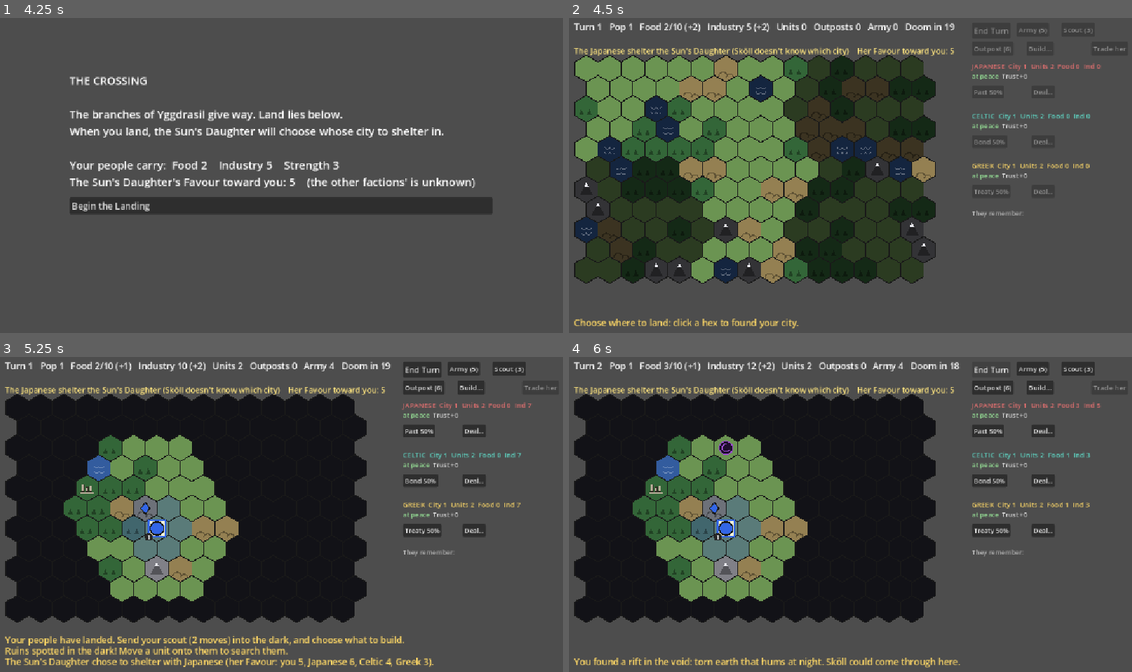
Above: before the commit, frames 1-4 (two rows, left to right).
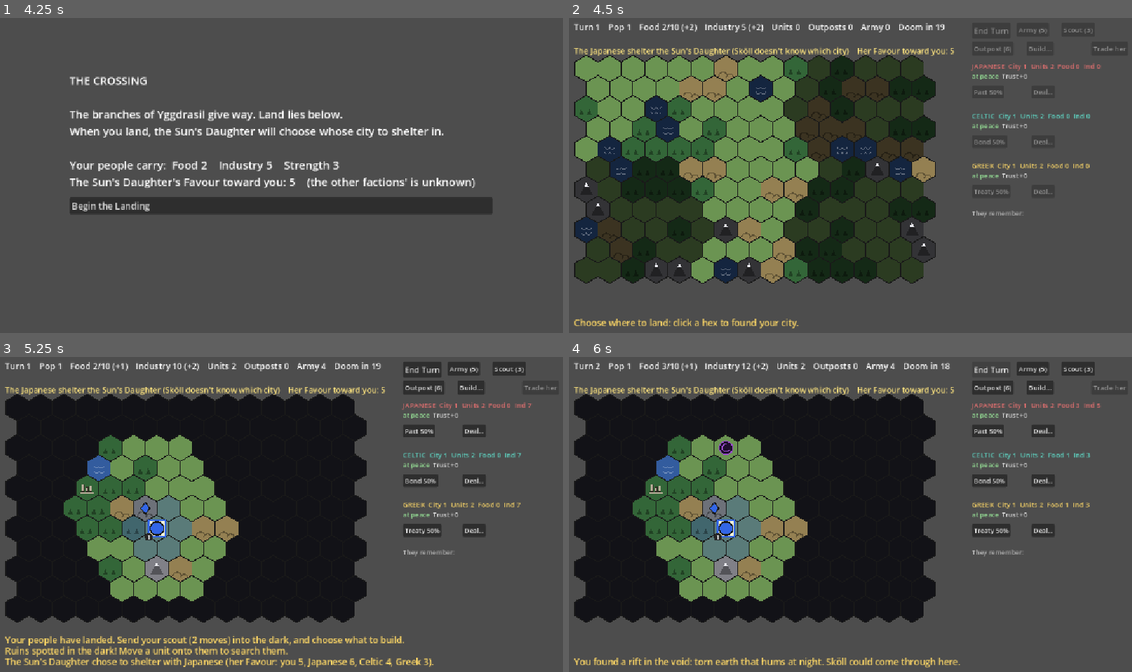
Above: after the commit, the same moments.

Repository: BnanaSkully/after-ragnorok-prototype
Game: Godot game, scene res://main.tscn
Two runs of this game, one before a commit and one after it. Both use one fixed random seed, a clock stepped at 60 frames per second and the inputs below.
Inputs (mouse positions are in pixels of both pictures, inside the frame that each line leads up to):
- Up to frame 1 (4.25 s): tap Enter at 0.5 s; move the mouse to (405, 156) at 0.52 s; click (405, 156) at 0.67 s; click "Save the food stores (Food +3…" at 1.25 s; click "Strip it for tools (Industry …" at 2 s; click "Stand and fight so the others…" at 2.75 s; click "Share your food with her (Foo…" at 3.5 s
- Up to frame 2 (4.5 s): click "Begin the Landing" at 4.25 s
- Up to frame 3 (5.25 s): tap Space at 5 s; move the mouse to (168, 530) at 5.02 s; click (168, 530) at 5.17 s
- Up to frame 4 (6 s): click "End Turn" at 5.75 s

Frame 1 is identical in both runs. In frame 2, 0.9% of the frame differs, in the area x 0-69%, y 1-5%; in frame 3, 0.9%; in frame 4, 0.9%.

Commit message:
Tooltips on everything: units, cities, outposts, Sköll, rifts, the top bar
Playtest: hovering should show what everything is. A hex lists what you
know is there (unit owner/Strength/moves, city population/yields/
defence/buildings, outpost income, Sköll's Strength, rifts, ruins,
whose land and closed borders, the land). Each part of the top bar
explains itself; Food and Industry show their breakdown from new
GameState.food_parts/industry_parts, which the totals are now summed
from (seeded 80-game run identical before and after).

Co-Authored-By: Claude Opus 5.5 <noreply@anthropic.com>
Claude-Session: https://claude.ai/code/session_01Kpeg7CRGiS32obhUmw9DoK

Diff:
--- a/game_state.gd
+++ b/game_state.gd
@@ -318,25 +318,53 @@
 # --- Food -------------------------------------------------------------------
 # Food made by the city (and the Daughter's bonus) minus what the army eats.
 func food_change(f: Faction) -> int:
-	var made := CITY_FOOD + (f.population - 1) # each extra population works more fields
+	return sum_parts(food_parts(f))
+
+func industry_change(f: Faction) -> int:
+	return sum_parts(industry_parts(f))
+
+# Where a faction's Food comes from and goes, as [what, amount] pairs. The
+# totals above are made from these, so the view's breakdown can't disagree.
+func food_parts(f: Faction) -> Array:
+	var parts := [["city", CITY_FOOD]]
+	if f.population > 1:
+		parts.append(["population %d" % f.population, f.population - 1]) # each extra population works more fields
+	var outposts := 0
 	for o in f.outposts:
-		made += Terrain.OUTPOST_FOOD[terrain_at(o)] # an outpost's income depends on its land
+		outposts += Terrain.OUTPOST_FOOD[terrain_at(o)] # an outpost's income depends on its land
+	if outposts != 0:
+		parts.append(["outposts", outposts])
 	if f.buildings.has("granary"):
-		made += Buildings.GRANARY_FOOD
+		parts.append(["Granary", Buildings.GRANARY_FOOD])
 	if daughter.shelters_with(f):
-		made += SunDaughter.FOOD
+		parts.append([SunDaughter.NAME, SunDaughter.FOOD])
 	var eaten := 0
 	for u in f.units:
 		eaten += u.upkeep(UNIT_FOOD_UPKEEP)
-	return made - eaten
-
-func industry_change(f: Faction) -> int:
-	var made := CITY_INDUSTRY + (f.population - 1)
+	if eaten != 0:
+		parts.append(["armies eat", -eaten])
+	return parts
+
+func industry_parts(f: Faction) -> Array:
+	var parts := [["city", CITY_INDUSTRY]]
+	if f.population > 1:
+		parts.append(["population %d" % f.population, f.population - 1])
+	var outposts := 0
 	for o in f.outposts:
-		made += Terrain.OUTPOST_INDUSTRY[terrain_at(o)]
+		outposts += Terrain.OUTPOST_INDUSTRY[terrain_at(o)]
+	if outposts != 0:
+		parts.append(["outposts", outposts])
 	if f.buildings.has("workshop"):
-		made += Buildings.WORKSHOP_INDUSTRY
-	return made + (SunDaughter.INDUSTRY if daughter.shelters_with(f) else 0)
+		parts.append(["Workshop", Buildings.WORKSHOP_INDUSTRY])
+	if daughter.shelters_with(f):
+		parts.append([SunDaughter.NAME, SunDaughter.INDUSTRY])
+	return parts
+
+func sum_parts(parts: Array) -> int:
+	var total := 0
+	for p in parts:
+		total += p[1]
+	return total
 
 # City growth (the usual 4X rule): when stored Food reaches the growth cost and
 # the city isn't losing Food, the city grows by 1 and the cost is used up.
--- a/main.gd
+++ b/main.gd
@@ -36,7 +36,9 @@
 	return FACTION_COLOURS[f.name][1]
 
 # What the player is doing on screen (not part of the game rules)
-var hover_cell := NO_CELL # the hex under the mouse while landing
+var hover_cell := NO_CELL # the hex under the mouse (landing highlight, tooltips)
+var hover_pos := Vector2(-1, -1) # the mouse, for tooltips on the top bar
+var top_bar_tips: Array = [] # [Rect2, tooltip text] for each part of the top bar (filled by _draw)
 var selected: Unit = null # the player's unit chosen to move (null = none)
 var break_warning_cell := NO_CELL # first click on a unit you've sworn an agreement with only warns
 var placing_outpost := false # after clicking "Outpost": the next click on a hex founds it there
@@ -625,10 +627,9 @@
 	if state.game_over or state.phase == GameState.Phase.CROSSING or state.is_waiting() or trade_panel.visible or deal_panel.visible or city_panel.visible:
 		return
 	if event is InputEventMouseMotion:
-		var cell := HexView2D.cell_at(get_local_mouse_position())
-		if cell != hover_cell:
-			hover_cell = cell # (the landing highlight and the land tooltip use this)
-			queue_redraw()
+		hover_pos = get_local_mouse_position()
+		hover_cell = HexView2D.cell_at(hover_pos) # (the landing highlight and the tooltips use this)
+		queue_redraw()
 		return
 	if state.phase == GameState.Phase.LANDING:
 		if event is InputEventMouseButton and event.pressed and event.button_index == MOUSE_BUTTON_LEFT:
@@ -823,8 +824,7 @@
 			draw_circle(sc, r * 0.28, Color(1.0, 0.9, 0.3))
 
 	var font := ThemeDB.fallback_font
-	var info := "Turn %d   Pop %d   Food %d/%d (%+d)   Industry %d (%+d)   Units %d   Outposts %d   Army %d   Doom in %d" % [s.turn, player.population, player.food, s.growth_cost(player), s.food_change(player), player.industry, s.industry_change(player) - s.tribute_amount(player), player.units.size(), player.outposts.size(), s.army_power(player), GameState.DOOM_TURN - s.turn]
-	draw_string(font, Vector2(20, 35), info, HORIZONTAL_ALIGNMENT_LEFT, -1, 18)
+	draw_top_bar(font)
 	var line2: Array[String] = [] # second line: tribute you pay, and where Sköll is
 	if player.overlord != "":
 		line2.append("TRIBUTARY of the %s: %d Industry a turn to them (attack them to rise up)" % [player.overlord, s.tribute_amount(player)])
@@ -901,7 +901,7 @@
 		var y := screen.y - 18 - (s.messages.size() - 1 - i) * 22
 		draw_string(font, Vector2(20, y), s.messages[i], HORIZONTAL_ALIGNMENT_LEFT, -1, 18, Color(1, 0.85, 0.4))
 
-	draw_land_tooltip()
+	draw_tooltip()
 	if s.game_over:
 		draw_rect(Rect2(Vector2.ZERO, screen), Color(0, 0, 0, 0.8))
 		draw_string(font, Vector2(0, screen.y / 2 - 60), s.end_title, HORIZONTAL_ALIGNMENT_CENTER, screen.x, 40, Color(0.95, 0.45, 0.15))
@@ -932,11 +932,109 @@
 				draw_arc(c + Vector2(5, y), 5.0, 0.2, PI - 0.2, 8, fill.lightened(0.3), 1.5)
 
 # What the hovered hex's land does, in a small box by the mouse.
-func draw_land_tooltip() -> void:
+# The top bar: each part is drawn separately so hovering it can explain it.
+func draw_top_bar(font: Font) -> void:
 	var s := state
-	if hover_cell == NO_CELL or not (s.phase == GameState.Phase.LANDING or s.player_has_explored(hover_cell)):
+	var p := s.player
+	var industry_net: int = s.industry_change(p) - s.tribute_amount(p)
+	var parts := [
+		["Turn %d" % s.turn, "Turn %d. Sköll's howling starts on turn %d, he arrives on turn %d; the Doom is on turn %d." % [s.turn, Skoll.WARNING_TURN, Skoll.ARRIVAL_TURN, GameState.DOOM_TURN]],
+		["Pop %d" % p.population, "Population %d (your city's size). Every point above 1 gives +1 Food, +1 Industry and +%d city defence a turn.\nThe city grows by 1 when stored Food reaches %d and Food isn't falling." % [p.population, GameState.POP_DEFENCE, s.growth_cost(p)]],
+		["Food %d/%d (%+d)" % [p.food, s.growth_cost(p), s.food_change(p)], "Food: %d stored; at %d your city grows. Each army unit eats %d a turn (scouts nothing); if it runs out, a unit deserts.\nThis turn: %s" % [p.food, s.growth_cost(p), GameState.UNIT_FOOD_UPKEEP, parts_text(s.food_parts(p))]],
+		["Industry %d (%+d)" % [p.industry, industry_net], "Industry: %d stored, spent on units, outposts and city buildings (Build...).\nThis turn: %s%s" % [p.industry, parts_text(s.industry_parts(p)), ", tribute %+d" % -s.tribute_amount(p) if s.tribute_amount(p) > 0 else ""]],
+		["Units %d" % p.units.size(), "Units: %d army and %d scouts. Each army eats %d Food a turn." % [p.units.size() - p.scout_count(), p.scout_count(), GameState.UNIT_FOOD_UPKEEP]],
+		["Outposts %d" % p.outposts.size(), "Outposts: each earns by its land (plains +2 Food, forest +1/+1, hills +2 Industry), sees 2 hexes and claims the hexes around it. An enemy at war can take an unguarded one."],
+		["Army %d" % s.army_power(p), "Army: the total Strength of your units. The AIs compare armies before demanding or declaring war; %s wants %d+ by turn %d." % [SunDaughter.NAME, SunDaughter.READY_ARMY, Skoll.ARRIVAL_TURN]],
+		["Doom in %d" % (GameState.DOOM_TURN - s.turn), "Turns until the Doom (turn %d)." % GameState.DOOM_TURN],
+	]
+	top_bar_tips.clear()
+	var x := 20.0
+	for part in parts:
+		var w := font.get_string_size(part[0], HORIZONTAL_ALIGNMENT_LEFT, -1, 17).x
+		draw_string(font, Vector2(x, 35), part[0], HORIZONTAL_ALIGNMENT_LEFT, -1, 17)
+		top_bar_tips.append([Rect2(x - 4, 14, w + 8, 28), part[1]])
+		x += w + 16
+
+# [["city", 2], ["armies eat", -1]] -> "city +2, armies eat -1"
+func parts_text(parts: Array) -> String:
+	return ", ".join(parts.map(func(p): return "%s %+d" % [p[0], p[1]]))
+
+# What's under the mouse: a part of the top bar, or what's on a hex and its land.
+func draw_tooltip() -> void:
+	var lines: Array[String] = []
+	for tip in top_bar_tips:
+		if tip[0].has_point(hover_pos):
+			lines.assign(String(tip[1]).split("\n"))
+	var at := hover_pos + Vector2(14, 22)
+	if lines.is_empty():
+		lines = hex_tooltip(hover_cell)
+		at = HexView2D.hex_center(hover_cell) + Vector2(18, -26)
+	if lines.is_empty():
 		return
-	var land: int = s.terrain_at(hover_cell)
+	var font := ThemeDB.fallback_font
+	var w := 0.0
+	for line in lines:
+		w = maxf(w, font.get_string_size(line, HORIZONTAL_ALIGNMENT_LEFT, -1, 13).x)
+	var screen := get_viewport_rect().size
+	at.x = clampf(at.x, 8, PANEL_X - w - 16) # stay left of the side panel: its buttons would cover the box
+	at.y = clampf(at.y, 18, screen.y - lines.size() * 17 - 4)
+	draw_rect(Rect2(at - Vector2(6, 14), Vector2(w + 12, lines.size() * 17 + 6)), Color(0.06, 0.06, 0.06, 0.9))
+	for i in lines.size():
+		draw_string(font, at + Vector2(0, i * 17), lines[i], HORIZONTAL_ALIGNMENT_LEFT, -1, 13, Color(0.95, 0.95, 0.85) if i == 0 else Color(0.8, 0.8, 0.75))
+
+# Everything the player knows about a hex, one line each (empty if unexplored).
+func hex_tooltip(c: Vector2i) -> Array[String]:
+	var s := state
+	var lines: Array[String] = []
+	if c == NO_CELL or not (s.phase == GameState.Phase.LANDING or s.player_has_explored(c)):
+		return lines
+	var seen := s.player_can_see(c)
+	if seen and s.skoll.is_at(c):
+		lines.append("Sköll, the wolf who swallowed the sun: Strength %d. He can't be killed, only driven back. Hunting %s." % [s.skoll.strength, s.skoll.target_text()])
+	var u := s.unit_at(c)
+	if u != null and (seen or u.faction == s.player):
+		var who := "Your" if u.faction == s.player else "The %s" % u.faction.name
+		var kind := "scout" if u.is_scout() else "army"
+		var line := "%s %s: Strength %d" % [who, kind, u.strength]
+		if s.defender_strength(u) != u.strength:
+			line += " (defends at %d here)" % s.defender_strength(u)
+		line += ", moves %d/%d" % [u.moves, u.max_moves()]
+		if u.busy_until > s.turn:
+			line += ", standing watch until turn %d" % u.busy_until
+		if u.faction != s.player:
+			line += "  [%s]" % ("AT WAR with you" if s.at_war(s.player, u.faction) else "at peace")
+		lines.append(line)
+	if seen and s.daughter.is_rogue() and s.daughter.pos == c:
+		lines.append("%s, alone in the open. Move a unit onto her to persuade her (%d%%)." % [SunDaughter.NAME.capitalize(), roundi(s.daughter.persuade_chance(s.player) * 100)])
+	var city := s.city_owner(c)
+	if city != null:
+		var who := "Your city" if city == s.player else "The %s city" % city.name
+		lines.append("%s: population %d, %+d Food and %+d Industry a turn, defence %d" % [who, city.population, s.food_change(city), s.industry_change(city), s.city_defence(city)])
+		var extra: Array[String] = []
+		if city.walls > 0:
+			extra.append("walls %d" % city.walls)
+		for key in city.buildings:
+			extra.append(GameState.Buildings.LIST[key]["name"])
+		if s.daughter.shelters_with(city):
+			extra.append("shelters %s" % SunDaughter.NAME)
+		if city.overlord != "":
+			extra.append("pays tribute to the %s" % city.overlord)
+		if not extra.is_empty():
+			lines.append("   " + ", ".join(extra))
+	var post := s.outpost_owner(c)
+	if post != null:
+		var t: int = s.terrain_at(c)
+		lines.append("%s outpost: +%d Food, +%d Industry a turn (from its %s)" % ["Your" if post == s.player else "The %s" % post.name, Terrain.OUTPOST_FOOD[t], Terrain.OUTPOST_INDUSTRY[t], Terrain.NAMES[t].to_lower()])
+	if s.player.known_rifts.has(c) or (c == s.skoll.revealed_rift and seen):
+		lines.append("A rift in the void: Sköll can come through here.")
+	for r in s.ruins:
+		if r["cell"] == c and not r["taken"]:
+			lines.append("Ruins: move a unit here to search them.")
+	if s.phase == GameState.Phase.PLAYING:
+		var land_owner := s.territory_owner(c)
+		if land_owner != null and land_owner != s.player:
+			lines.append("%s land%s" % [land_owner.name, " (borders CLOSED to you: entering declares war)" if s.closed_border(c) else ""])
+	var land: int = s.terrain_at(c)
 	var text: String = Terrain.NAMES[land]
 	if not Terrain.passable(land):
 		text += ": can't be crossed"
@@ -948,12 +1046,8 @@
 			bits.append("+%d defence" % Terrain.DEFENCE[land])
 		bits.append("outpost +%d Food +%d Industry" % [Terrain.OUTPOST_FOOD[land], Terrain.OUTPOST_INDUSTRY[land]])
 		text += ": " + ", ".join(bits)
-	var font := ThemeDB.fallback_font
-	var size := font.get_string_size(text, HORIZONTAL_ALIGNMENT_LEFT, -1, 13)
-	var at := HexView2D.hex_center(hover_cell) + Vector2(18, -26)
-	at.x = minf(at.x, get_viewport_rect().size.x - size.x - 12)
-	draw_rect(Rect2(at - Vector2(5, 14), size + Vector2(10, 8)), Color(0.08, 0.08, 0.08, 0.85))
-	draw_string(font, at, text, HORIZONTAL_ALIGNMENT_LEFT, -1, 13, Color(0.95, 0.95, 0.85))
+	lines.append(text)
+	return lines
 
 # A rift in the void: a dark swirl.
 func draw_rift(rc: Vector2) -> void:
--- /dev/null
+++ b/tests/tooltip_screenshot.gd
@@ -0,0 +1,43 @@
+extends SceneTree
+const H := preload("res://tests/helpers.gd")
+# Hovering with a real mouse: the top bar's Food and Pop, your city, an AI
+# unit, Sköll and a rift. Saves tip_*.png to $S and prints each tooltip.
+var m
+func hover(pos: Vector2) -> void:
+	Input.warp_mouse(pos)
+	var e := InputEventMouseMotion.new()
+	e.position = pos; e.global_position = pos
+	Input.parse_input_event(e)
+	for i in 4: await process_frame
+func shot(name: String) -> void:
+	for i in 3: await process_frame
+	root.get_texture().get_image().save_png("%s/%s.png" % [OS.get_environment("S"), name])
+func tip_text() -> Array:
+	for t in m.top_bar_tips:
+		if t[0].has_point(m.hover_pos): return [t[1]]
+	return m.hex_tooltip(m.hover_cell)
+func _initialize() -> void:
+	seed(12)
+	m = load("res://main.tscn").instantiate()
+	root.add_child(m)
+	for i in 3: await process_frame
+	var s = m.state
+	for step in 4: s.choose(s.Crossing.EVENTS[step]["choices"][0]["effects"])
+	H.flatten(s); s.start_landing(); s.try_land(Vector2i(6, 4))
+	s.player_build_building("granary"); s.player.population = 3
+	var jp = s.ais[0]
+	jp.units[0].pos = Vector2i(8, 5); s.terrain[Vector2i(8, 5)] = Terrain.Type.HILLS
+	s.skoll.active = true; s.skoll.pos = Vector2i(4, 6); s.skoll.target = s.player
+	s.player.known_rifts[Vector2i(3, 7)] = true
+	s.update_sight(); m.refresh()
+	for i in 3: await process_frame
+	for t in m.top_bar_tips:
+		if t[1].begins_with("Food"): await hover(t[0].get_center()); print("FOOD: %s" % [tip_text()]); await shot("tip_food")
+	for t in m.top_bar_tips:
+		if t[1].begins_with("Population"): await hover(t[0].get_center()); print("POP: %s" % [tip_text()])
+	for c in [s.player.city_pos, Vector2i(8, 5), Vector2i(4, 6), Vector2i(3, 7)]:
+		await hover(HexView2D.hex_center(c))
+		print("HEX %s: %s" % [c, tip_text()])
+		if c == Vector2i(8, 5): await shot("tip_unit")
+		if c == s.player.city_pos: await shot("tip_city")
+	quit()
Not shown, added: tests/tooltip_screenshot.gd.uid
Not shown, changed: CLAUDE.md
